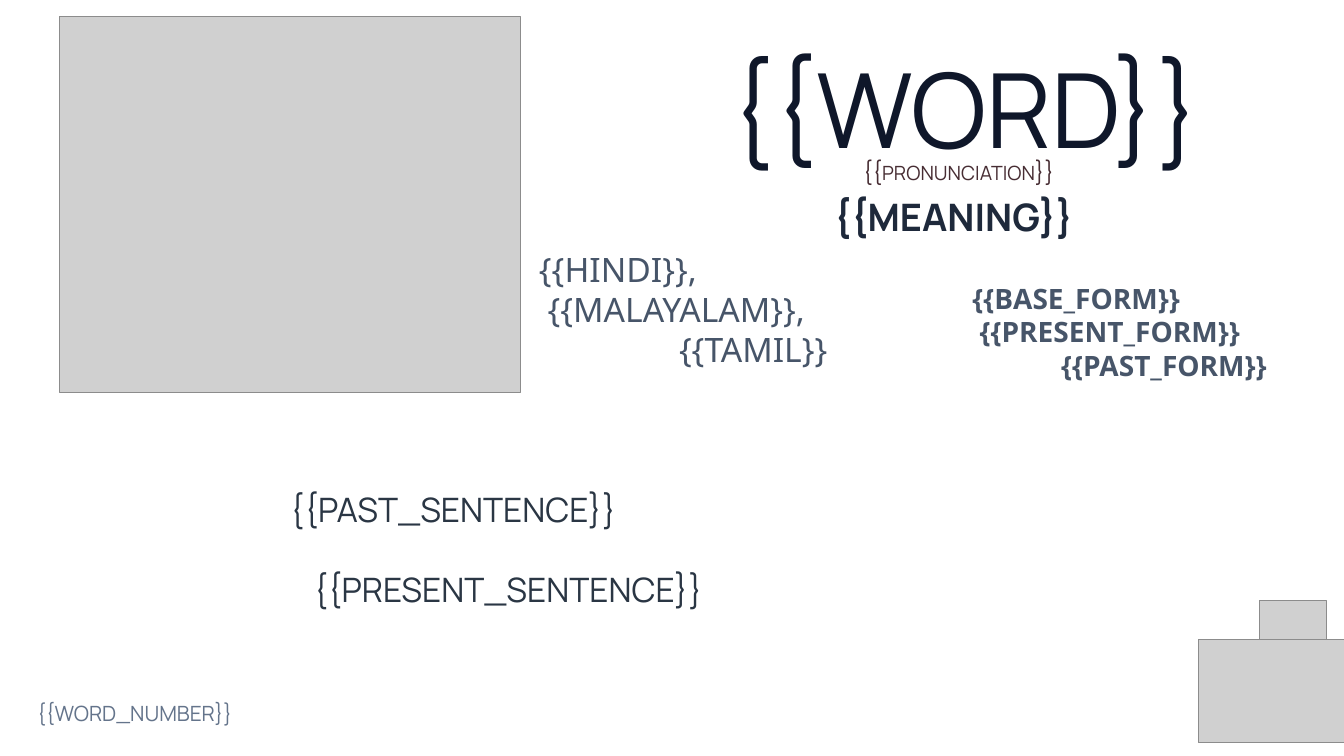
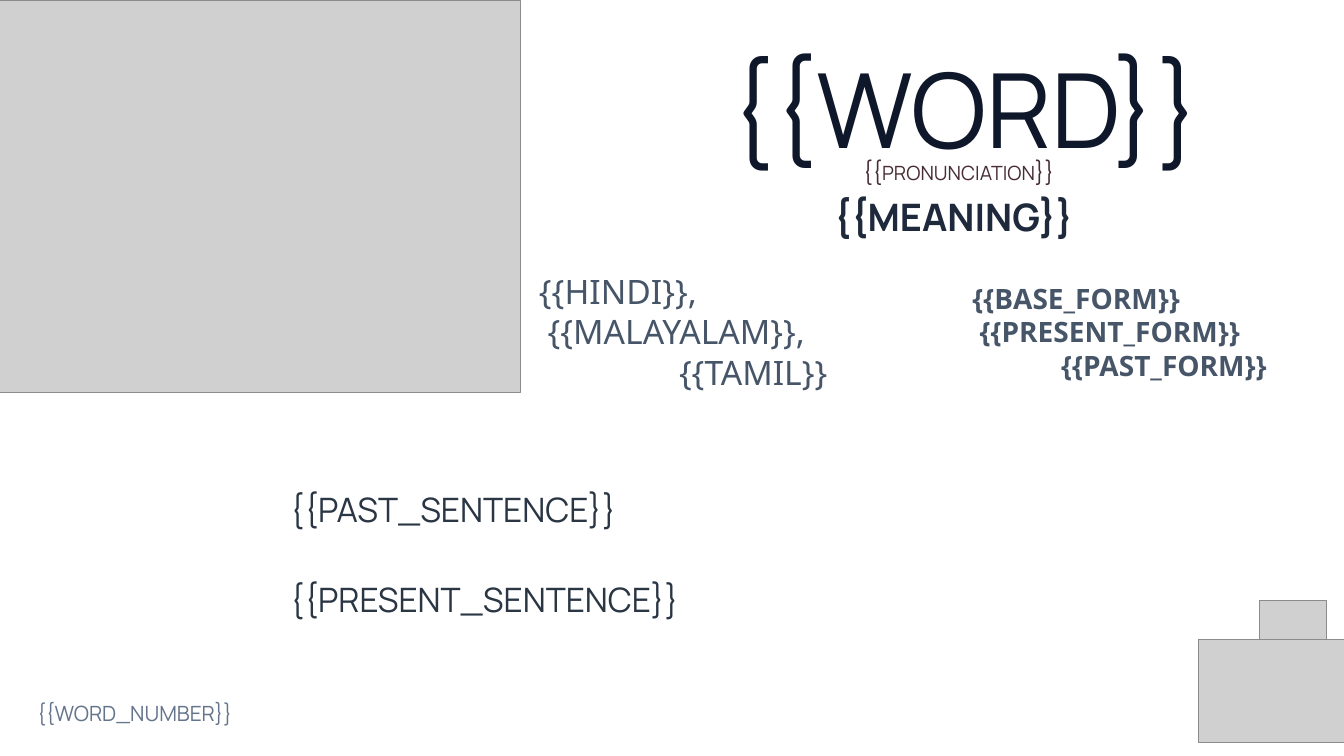
Before and after one commit to PrinceNR/AIVideoAutomation, a slide deck: slide 3 of templates/vocabulary_template_v3.pptx. Drawn at 1344x756 pixels with LibreOffice and Linux fonts; fonts in the diff are those of the drawing; grey boxes stand for pictures; background and template pictures are left out. Boxes give left, top, right and bottom in pixels: in the first picture for what was removed or moved away, otherwise in the second. Text is boxed around its words. In the diff, an @@ line names an element or a change of style, - is before the commit and + after.

```diff
--- a/templates/vocabulary_template_v3.pptx
+++ b/templates/vocabulary_template_v3.pptx
@@ picture: place and size @@
-picture at (59, 17, 520, 392)
+picture at (0, 1, 520, 392)
@@ text "{{HINDI}}, {{MALAYALAM}}, {{TAMIL}}": place and size @@
-text "{{HINDI}}, {{MALAYALAM}}, {{TAMIL}}" at (539, 258, 827, 368)
+text "{{HINDI}}, {{MALAYALAM}}, {{TAMIL}}" at (539, 280, 827, 391)
@@ text "{{PRESENT_SENTENCE}}": place and size @@
-text "{{PRESENT_SENTENCE}}" at (314, 571, 703, 610)
+text "{{PRESENT_SENTENCE}}" at (290, 581, 679, 620)
```
Also in this commit, not shown: 3 other slides changed, 21 other files.
